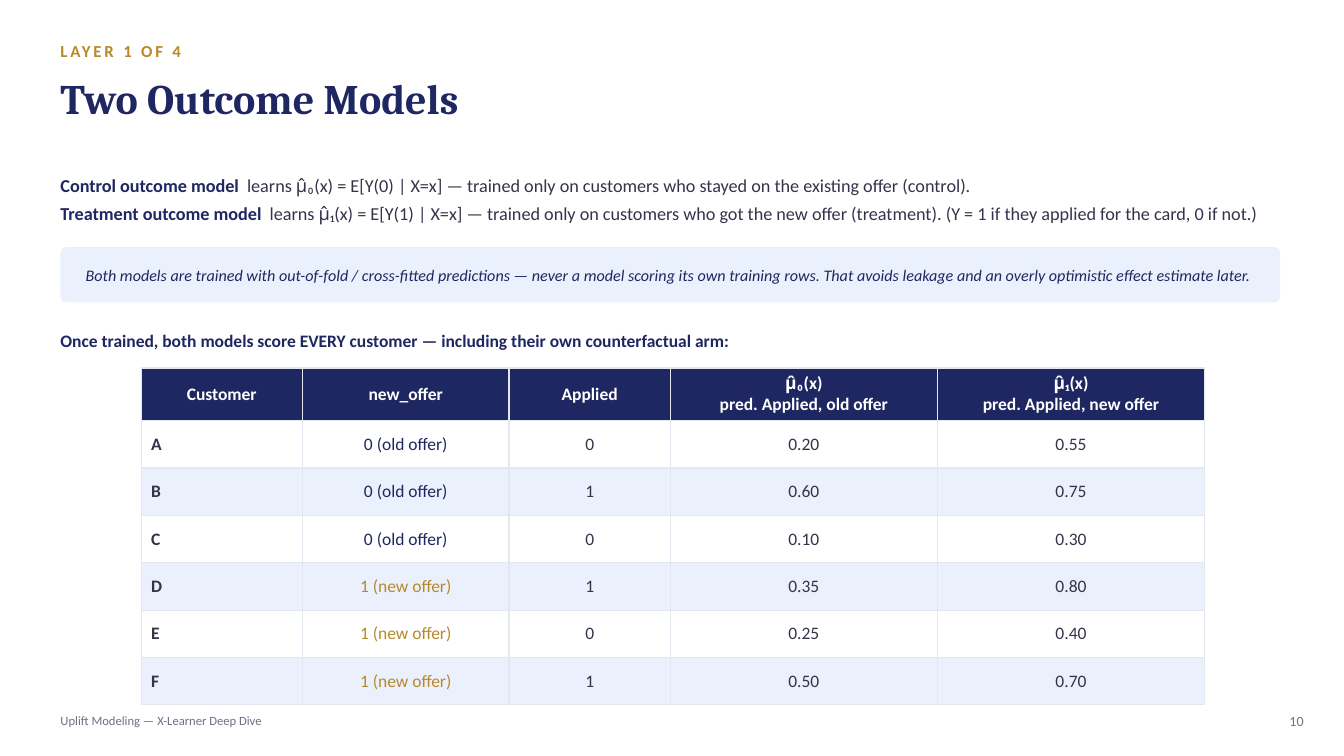
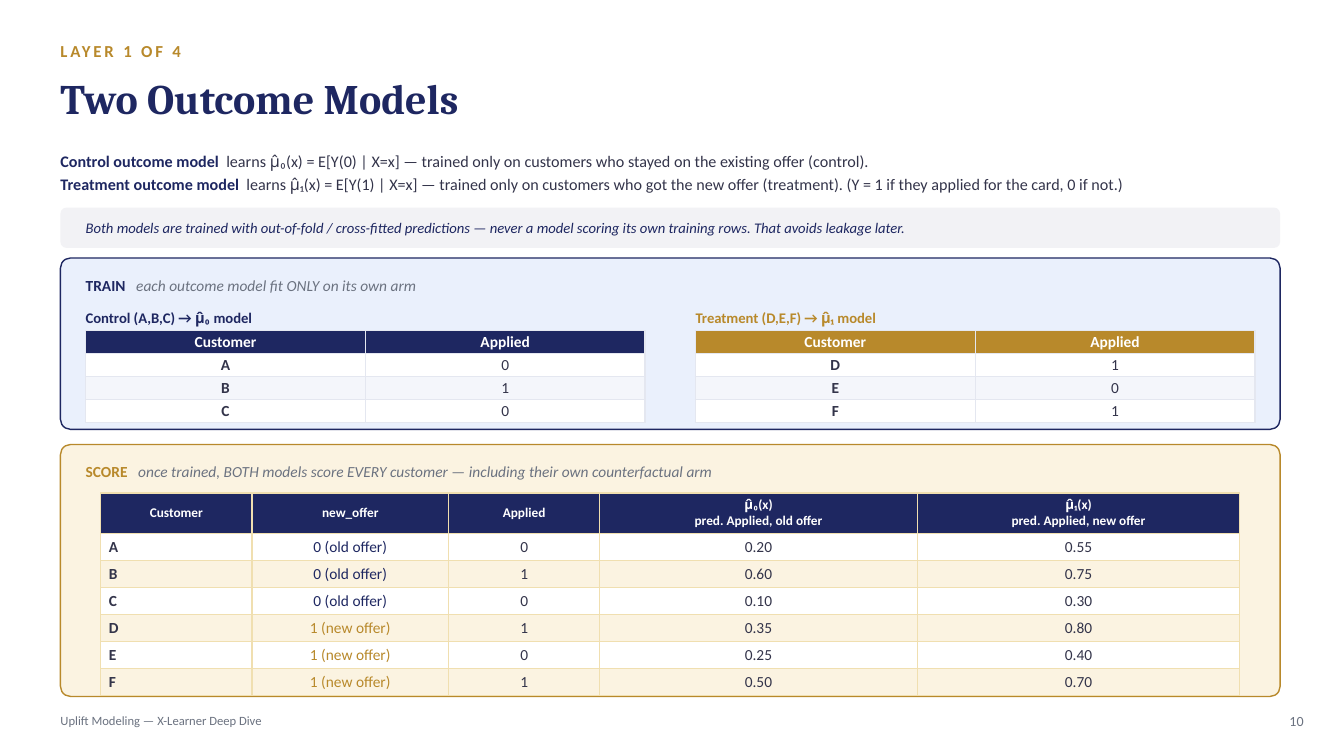
Before and after one commit to crystal1361/uplift-model, a slide deck: slide 10 of uplift_model_deck.pptx. Drawn at 1344x756 pixels with LibreOffice and Linux fonts; fonts in the diff are those of the drawing. Boxes give left, top, right and bottom in pixels: in the first picture for what was removed or moved away, otherwise in the second. Text is boxed around its words. In the diff, an @@ line names an element or a change of style, - is before the commit and + after.

```diff
--- a/uplift_model_deck.pptx
+++ b/uplift_model_deck.pptx
@@ text "Control outcome model learns μ̂₀(x) ...": place and size @@
-text "Control outcome model learns μ̂₀(x) ..." at (60, 178, 1257, 225)
+text "Control outcome model learns μ̂₀(x) ..." at (60, 154, 1122, 194)
@@ text "Control outcome model learns μ̂₀(x) ..." at (60, 154, 1122, 194): size 13 to 11.5 pt; line spacing 1.28 to 1.22 @@
@@ rounded rectangle: place and size @@
-rounded rectangle at (60, 247, 1280, 302)
+rounded rectangle at (60, 208, 1280, 248)
@@ rounded rectangle at (60, 208, 1280, 248): fill #EAF0FC to #F2F2F5; proportions changed @@
@@ text at (86, 222, 905, 236): text changed; size 11.5 to 10.5 pt @@
-Both models are trained with out-of-fold / cross-fitted predictions — never a model scoring its own training rows. That avoids leakage and an overly optimistic effect estimate later.
+Both models are trained with out-of-fold / cross-fitted predictions — never a model scoring its own training rows. That avoids leakage later.
@@ rounded rectangle added at (60, 258, 1280, 430), fill #EAF0FC, outline #1E2761 1 pt @@
@@ text added at (86, 280, 416, 293), 11 pt, text #6B7280, italic @@
+TRAIN each outcome model fit ONLY on its own arm
@@ text added at (86, 312, 253, 327), 10.5 pt, text #1E2761, bold @@
+Control (A,B,C) → μ̂₀ model
@@ text added at (696, 312, 876, 327), 10.5 pt, text #B8892B, bold @@
+Treatment (D,E,F) → μ̂₁ model
@@ table added at (86, 331, 644, 420), 4 rows, 2 columns @@
+Customer | Applied
+A | 0
+B | 1
+C | 0
@@ table added at (696, 331, 1254, 420), 4 rows, 2 columns @@
+Customer | Applied
+D | 1
+E | 0
+F | 1
@@ rounded rectangle added at (60, 445, 1280, 697), fill #FBF3E1, outline #B8892B 1 pt @@
@@ text at (86, 466, 712, 480): text changed; size 12.5 to 11 pt; text colour #1E2761 to #6B7280; bold off; italic on @@
-Once trained, both models score EVERY customer — including their own counterfactual arm:
+SCORE once trained, BOTH models score EVERY customer — including their own counterfactual arm
@@ table at (101, 493, 1240, 693) @@
@@ fill #EAF0FC to #FBF3E1 in 15 cells @@
@@ size 12.5 to 9.5 pt in "Customer", "new_offer", "Applied", "μ̂₀(x)" and 3 more places @@
@@ size 12.5 to 11 pt in "A", "0 (old offer)", "0", "0.20" and 26 more places @@
@@ borders changed @@
@@ table: place and size @@
-table at (141, 368, 1205, 701)
+table at (101, 493, 1240, 693)
```
Also in this commit, not shown: 1 other file.
